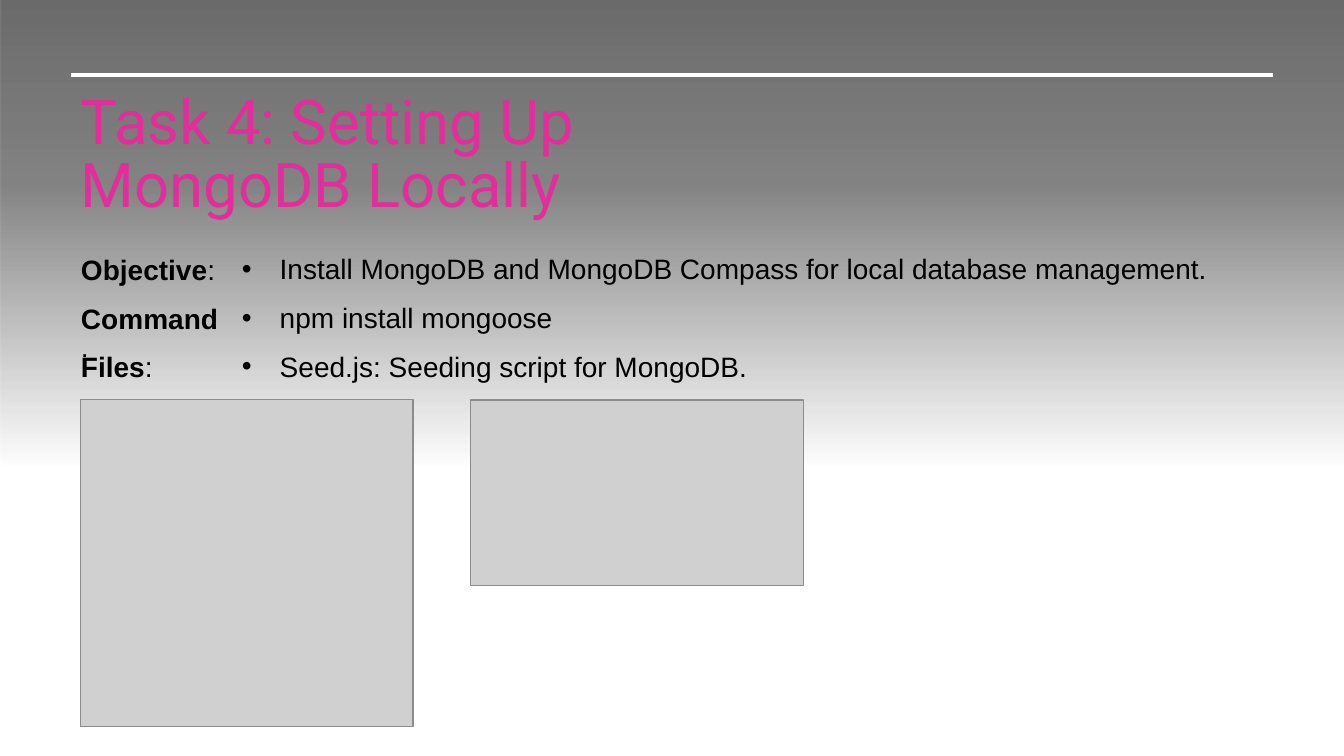
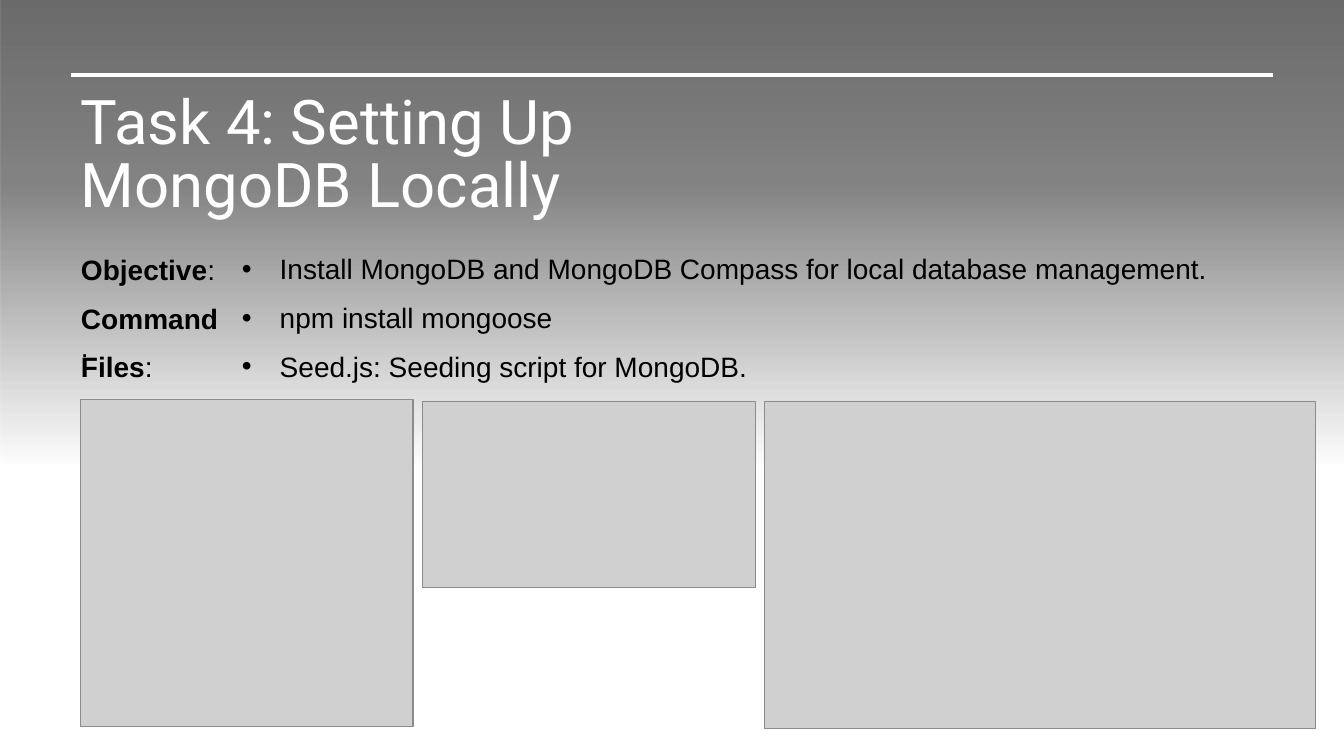
Before and after one commit to jvmacuto/mission-05-z-energy, a slide deck: slide 5 of Documents/Mission 5.pptx. Drawn at 1344x756 pixels with LibreOffice and Linux fonts; fonts in the diff are those of the drawing; grey boxes stand for pictures; background and template pictures are left out. Boxes give left, top, right and bottom in pixels: in the first picture for what was removed or moved away, otherwise in the second. Text is boxed around its words. In the diff, an @@ line names an element or a change of style, - is before the commit and + after.

```diff
--- a/Documents/Mission 5.pptx
+++ b/Documents/Mission 5.pptx
@@ title "Task 4: Setting Up MongoDB ..." at [81, 98, 573, 220]: text colour #E32D9B to #FFFFFF @@
@@ picture: place and size @@
-picture at [471, 400, 804, 586]
+picture at [422, 401, 755, 587]
@@ picture added at [764, 401, 1316, 728] @@
```
Also in this commit, not shown: 6 other slides changed, 15 slides added.
